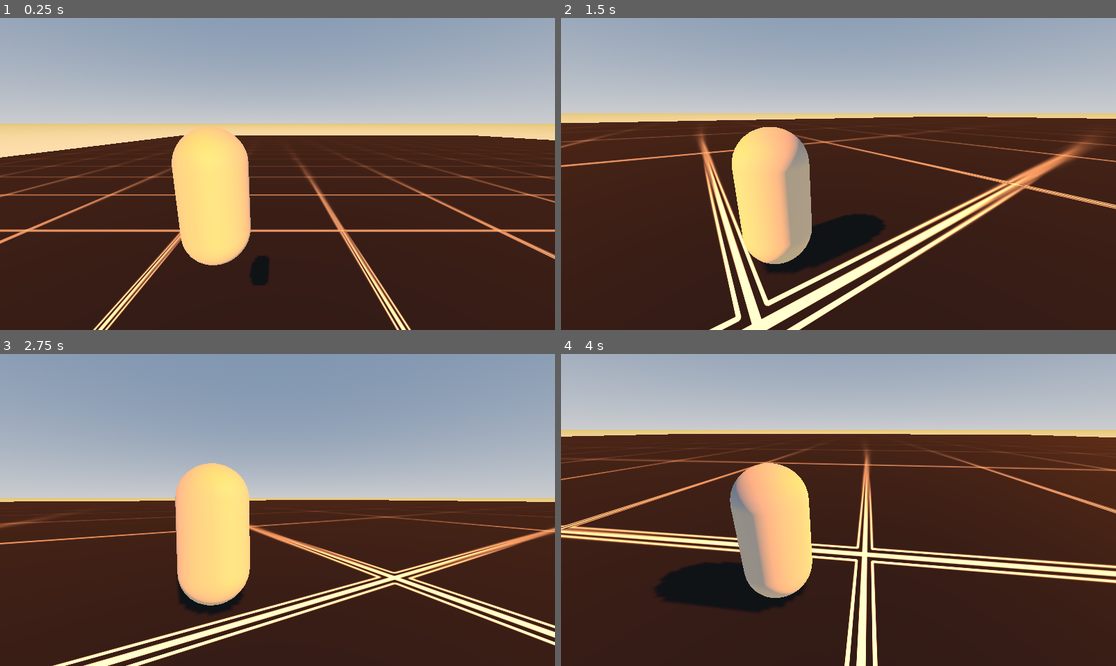
Above: before the commit, frames 1-4 (two rows, left to right).
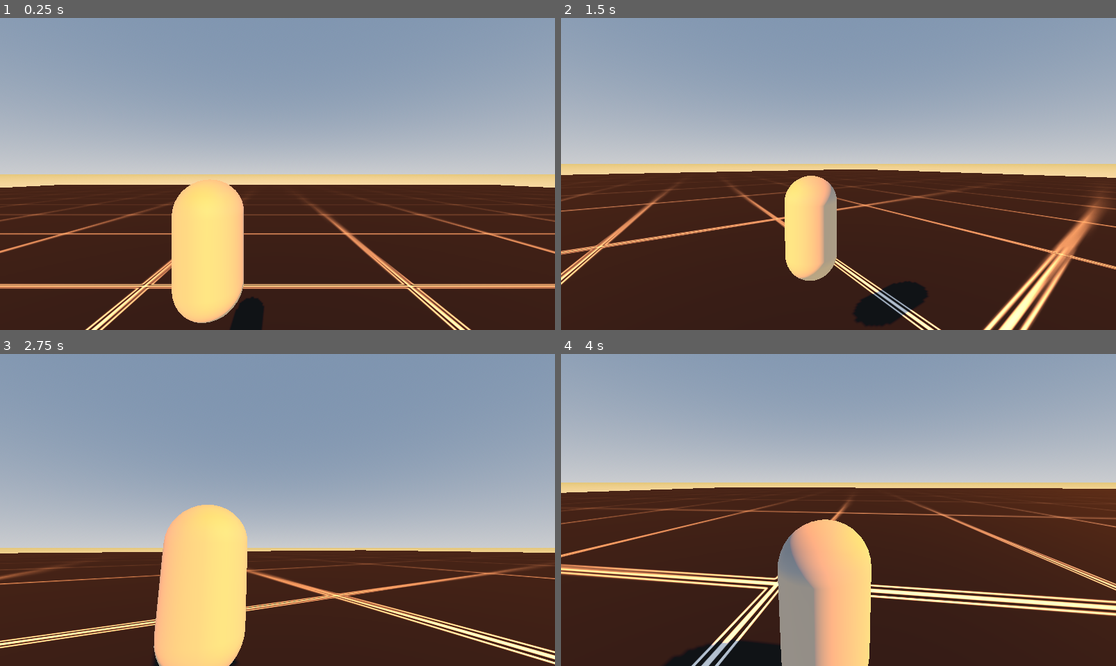
Above: after the commit, the same moments.

Repository: Uzuyaki-byte/Prototype-RPGS
Game: Godot game, scene res://scenes/main.tscn
The game is run twice, just before and just after one commit, with the same random seed, the same clock (stepped at 60 frames per second) and the same inputs.
Inputs (mouse positions are in pixels of both pictures, inside the frame that each line leads up to):
- Up to frame 1 (0.25 s): no input
- Up to frame 2 (1.5 s): move the mouse to (866, 174) at 0.52 s; hold W (forward) from 0.53 s (still down); tap Space (jump) at 0.77 s; move the mouse to (810, 174) at 1.27 s
- Up to frame 3 (2.75 s): keep holding W (forward); tap Space (jump) at 1.52 s; move the mouse to (288, 503) at 2.02 s
- Up to frame 4 (4 s): keep holding W (forward); move the mouse to (832, 516) at 2.77 s; tap Space (jump) at 3.02, 3.77 s; move the mouse to (877, 513) at 3.52 s

The runs differ from the first frame. In frame 1, 46% of the frame differs, in the area x 0-100%, y 17-100%; in frame 2, 52%; in frame 3, 40%; in frame 4, 58%, in the area x 0-100%, y 5-100%.

Commit message:
fixed player management system

Diff:
--- a/project.godot
+++ b/project.godot
@@ -14,6 +14,10 @@
 run/main_scene="uid://bdfm6n8y6luie"
 config/features=PackedStringArray("4.5", "GL Compatibility")
 config/icon="res://icon.svg"
+
+[autoload]
+
+PMS="*res://scripts/player_management_system.gd"
 
 [input]
 
--- /dev/null
+++ b/scenes/camera.tscn
@@ -0,0 +1,16 @@
+[gd_scene load_steps=2 format=3 uid="uid://curcup8osxfxk"]
+
+[ext_resource type="Script" uid="uid://xv4g45na4r2m" path="res://scripts/camera.gd" id="1_cvpoc"]
+
+[node name="camera" type="Node3D"]
+script = ExtResource("1_cvpoc")
+
+[node name="yaw" type="Node3D" parent="."]
+
+[node name="pitch" type="Node3D" parent="yaw"]
+
+[node name="SpringArm3D" type="SpringArm3D" parent="yaw/pitch"]
+transform = Transform3D(1, 0, 0, 0, 1, 0, 0, 0, 1, 0.65617234, 1.9839755, 0)
+spring_length = 3.0
+
+[node name="Camera3D" type="Camera3D" parent="yaw/pitch/SpringArm3D"]
--- a/scenes/main.tscn
+++ b/scenes/main.tscn
@@ -1,11 +1,17 @@
-[gd_scene load_steps=3 format=3 uid="uid://bdfm6n8y6luie"]
+[gd_scene load_steps=5 format=3 uid="uid://bdfm6n8y6luie"]
 
 [ext_resource type="PackedScene" uid="uid://b7byg2vguak65" path="res://scenes/world.tscn" id="1_0wfyh"]
 [ext_resource type="PackedScene" uid="uid://cy7tio160l1wc" path="res://scenes/player.tscn" id="2_sugp2"]
+[ext_resource type="PackedScene" uid="uid://curcup8osxfxk" path="res://scenes/camera.tscn" id="3_sugp2"]
+[ext_resource type="PackedScene" uid="uid://cr3ajq3k580d8" path="res://scenes/player_management_system.tscn" id="4_jyhfs"]
 
 [node name="main" type="Node3D"]
 
 [node name="world" parent="." instance=ExtResource("1_0wfyh")]
 
+[node name="Player_Management_System" parent="." instance=ExtResource("4_jyhfs")]
+
+[node name="camera" parent="." instance=ExtResource("3_sugp2")]
+
 [node name="player" parent="." instance=ExtResource("2_sugp2")]
-transform = Transform3D(1, 0, 0, 0, 1, 0, 0, 0, 1, -35.21496, 7.5001907, 36.38644)
+transform = Transform3D(1, 0, 0, 0, 1, 0, 0, 0, 1, -1.0226717, 4.6848087, -7.7307987)
--- a/scenes/player.tscn
+++ b/scenes/player.tscn
@@ -1,10 +1,12 @@
-[gd_scene load_steps=4 format=3 uid="uid://cy7tio160l1wc"]
+[gd_scene load_steps=5 format=3 uid="uid://cy7tio160l1wc"]
 
 [ext_resource type="Script" uid="uid://odbum24xu5cb" path="res://scripts/player.gd" id="1_3vyb7"]
 
 [sub_resource type="CapsuleMesh" id="CapsuleMesh_u8vuu"]
 
 [sub_resource type="CapsuleShape3D" id="CapsuleShape3D_3vyb7"]
+
+[sub_resource type="SphereShape3D" id="SphereShape3D_3vyb7"]
 
 [node name="player" type="CharacterBody3D"]
 script = ExtResource("1_3vyb7")
@@ -16,9 +18,6 @@
 [node name="CollisionShape3D" type="CollisionShape3D" parent="."]
 shape = SubResource("CapsuleShape3D_3vyb7")
 
-[node name="yaw" type="Node3D" parent="."]
-
-[node name="pitch" type="Node3D" parent="yaw"]
-
-[node name="Camera3D" type="Camera3D" parent="yaw/pitch"]
-transform = Transform3D(1, 0, 0, 0, 0.97087145, 0.23960115, 0, -0.23960115, 0.97087145, 0.90654874, 1.03687, 2.7730565)
+[node name="ShapeCast3D" type="ShapeCast3D" parent="."]
+transform = Transform3D(1, 0, 0, 0, 1, 0, 0, 0, 1, 1, 0.9972116, 0)
+shape = SubResource("SphereShape3D_3vyb7")
--- /dev/null
+++ b/scenes/player_management_system.tscn
@@ -0,0 +1,6 @@
+[gd_scene load_steps=2 format=3 uid="uid://cr3ajq3k580d8"]
+
+[ext_resource type="Script" uid="uid://3gvrgoflhfj2" path="res://scripts/player_management_system.gd" id="1_g8b4r"]
+
+[node name="Player_Management_System" type="Node"]
+script = ExtResource("1_g8b4r")
--- /dev/null
+++ b/scripts/camera.gd
@@ -0,0 +1,20 @@
+extends Node3D
+
+@onready var spring_arm: SpringArm3D = $yaw/pitch/SpringArm3D
+@onready var camera: Node3D = $"."
+@onready var yaw: Node3D = $yaw
+@onready var pitch: Node3D = $yaw/pitch
+
+
+func _ready() -> void:
+	pass
+
+
+func _process(delta: float) -> void:
+	spring_arm.global_position = PMS.protag_1_pos
+	yaw.rotate_y(PMS.yaw_mag * delta * PMS.mouse_sens)
+	pitch.rotate_x(PMS.pitch_mag * delta * PMS.mouse_sens)
+	pitch.rotation.x = clamp(pitch.rotation.x, deg_to_rad(-90), deg_to_rad(120) )
+	PMS.looking_basis = yaw.global_transform.basis
+	PMS.yaw_mag = 0
+	PMS.pitch_mag = 0
--- a/scripts/player.gd
+++ b/scripts/player.gd
@@ -1,35 +1,17 @@
 extends CharacterBody3D
 
-@onready var yaw: Node3D = $yaw
-@onready var pitch: Node3D = $yaw/pitch
-
+@onready var shape_cast_3d: ShapeCast3D = $ShapeCast3D
+var protag_index: int = 1
 var jump_imp: float = 10.0
 var walk_vel: float = 9.0
 var gravity: float = 20.0
-var mouse_sens: float = 1.0
-var pitch_mag: float
-var yaw_mag: float
-
-func _ready() -> void:
-	Input.mouse_mode = Input.MOUSE_MODE_CAPTURED
-
-func _input(event: InputEvent) -> void:
-	if event is InputEventMouseMotion and Input.mouse_mode == Input.MOUSE_MODE_CAPTURED:
-		yaw_mag = -event.relative.x
-		pitch_mag = -event.relative.y
-
-	if event.is_action_pressed("ui_cancel") and Input.get_mouse_mode() == Input.MOUSE_MODE_CAPTURED:
-		Input.set_mouse_mode(Input.MOUSE_MODE_VISIBLE)
-	if event is InputEventMouseButton and Input.get_mouse_mode() == Input.MOUSE_MODE_VISIBLE:
-		Input.set_mouse_mode(Input.MOUSE_MODE_CAPTURED)
+var direction: Vector3 = Vector3.ZERO
 
 
 func _process(delta: float) -> void:
-	yaw.rotate_y(yaw_mag * delta * mouse_sens)
-	pitch.rotate_x(pitch_mag * delta * mouse_sens)
-	pitch.rotation.x = clamp(pitch.rotation.x, deg_to_rad(-75), deg_to_rad(45) )
-	yaw_mag = 0.0
-	pitch_mag = 0.0
+	PMS.protag_1_pos = shape_cast_3d.global_position
+	if PMS.current_protag_chosen != protag_index and PMS.current_protag_wanted == protag_index:
+		PMS.current_protag_chosen = protag_index
 
 
 func _physics_process(delta: float) -> void:
@@ -39,10 +21,9 @@
 	if not is_on_floor():
 		velocity.y -= gravity * delta
 
-	var input_dir = Input.get_vector("left", "right", "forward", "backward")
-	var direction = (yaw.global_transform.basis * Vector3(input_dir.x, 0, input_dir.y)).normalized()
+	direction = PMS.looking_basis * Vector3(PMS.input_dir.x, 0.0, PMS.input_dir.y)
 
-	if direction:
+	if direction != Vector3.ZERO:
 		velocity.x = lerp(velocity.x, direction.x * walk_vel, 0.1)
 		velocity.z = lerp(velocity.z, direction.z * walk_vel, 0.1)
 	else:
--- /dev/null
+++ b/scripts/player_management_system.gd
@@ -0,0 +1,33 @@
+extends Node
+
+@export var input_dir: Vector2 = Vector2.ZERO
+@export var yaw_mag: float
+@export var pitch_mag: float
+@export var mouse_sens: float = 1
+@export var current_protag_chosen: int
+@export var current_protag_wanted: int
+@export var protag_1_pos: Vector3
+@export var last_protag_controlled: int
+@export var looking_basis: Basis = Basis.IDENTITY
+
+
+func _ready() -> void:
+	Input.set_mouse_mode(Input.MOUSE_MODE_CAPTURED)
+	current_protag_wanted = 1
+
+
+func _input(event: InputEvent) -> void:
+	input_dir = Input.get_vector("left", "right", "forward", "backward").normalized()
+	if Input.get_mouse_mode() == Input.MOUSE_MODE_CAPTURED and Input.is_action_just_pressed("ui_cancel"):
+		Input.set_mouse_mode(Input.MOUSE_MODE_VISIBLE)
+	if Input.get_mouse_mode() == Input.MOUSE_MODE_VISIBLE and event is InputEventMouseButton:
+		Input.set_mouse_mode(Input.MOUSE_MODE_CAPTURED)
+	if event is InputEventMouseMotion and Input.get_mouse_mode() == Input.MOUSE_MODE_CAPTURED:
+		yaw_mag = -event.relative.x
+		pitch_mag = -event.relative.y
+
+
+
+func _process(delta: float) -> void:
+	print(looking_basis, " - looking basis")
+	print(yaw_mag, " - yaw mag")
Not shown, added: scripts/camera.gd.uid
Not shown, added: scripts/player_management_system.gd.uid
